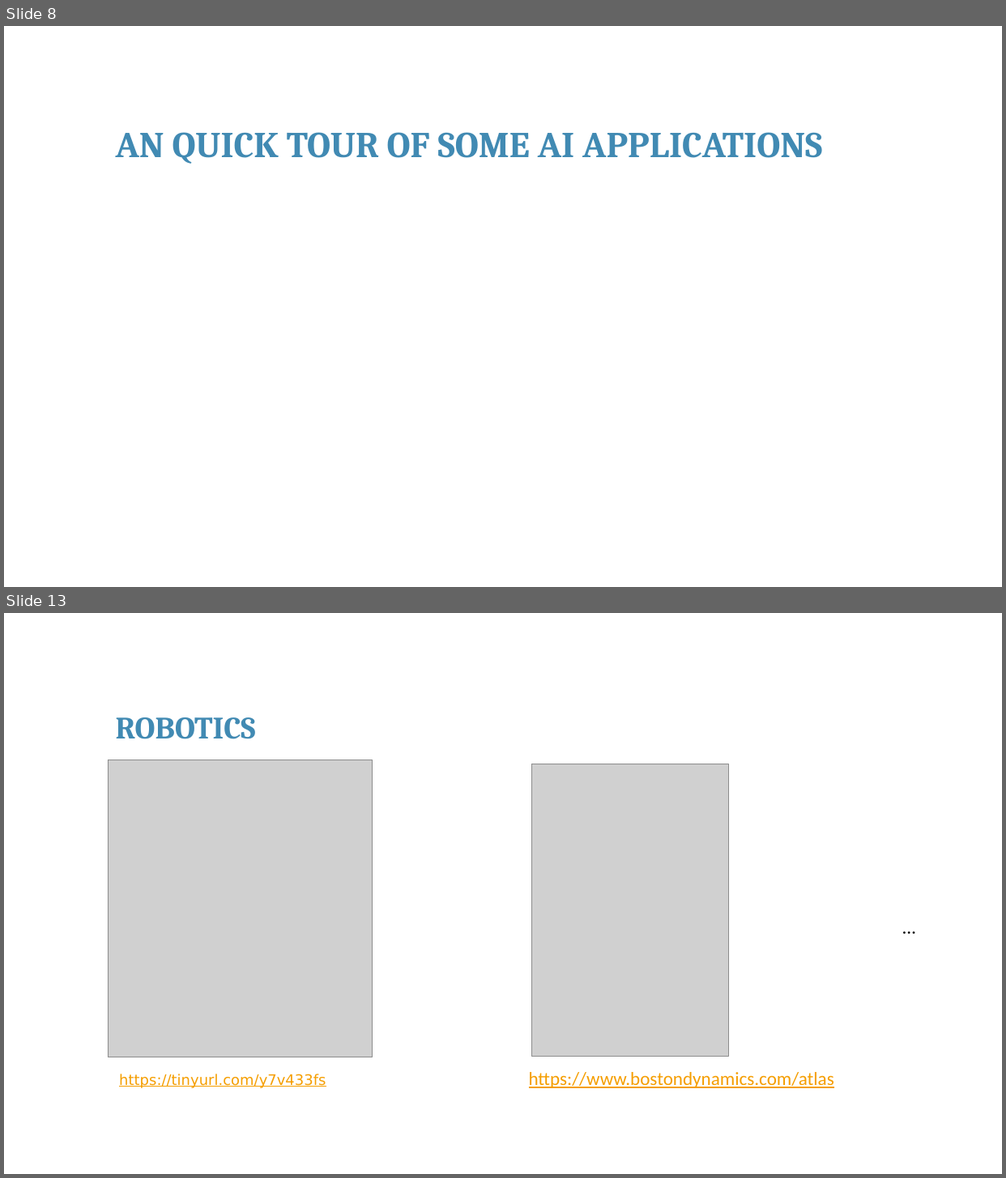
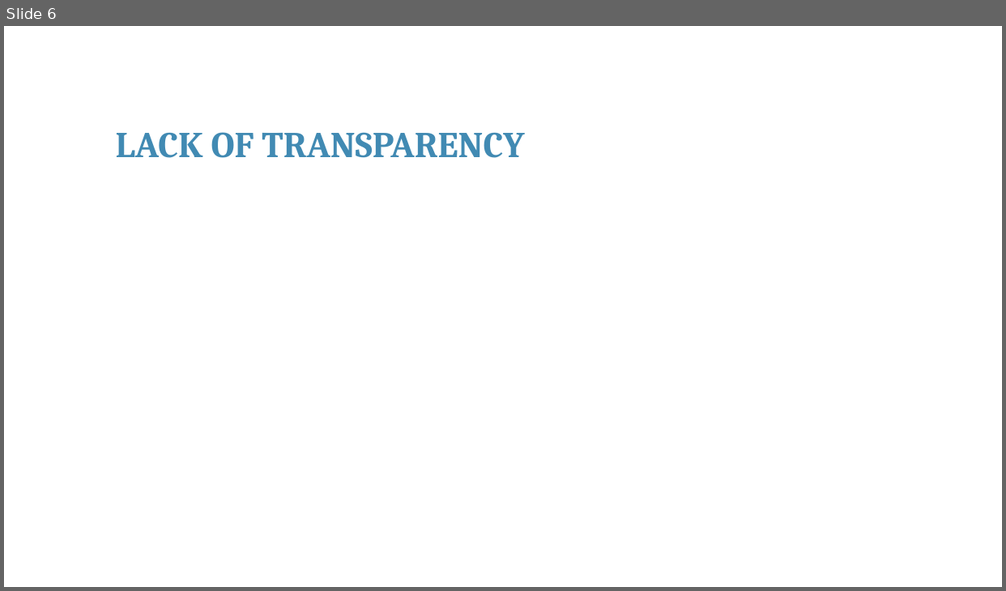
Before and after one commit to franckalbinet/itu-eaco-zanzibar-12-2018, a slide deck: presentations/session-6-ethics-of-ai.pptx. Shown one above the other, each under a label of ours: slides 8 and 13 before the commit, slide 6 after it; the slides between them are not shown. The pictures are 1006x1178 and 1006x591 pixels, drawn with LibreOffice and Linux fonts; fonts in the diff are those of the drawing; grey boxes stand for pictures; background and template pictures are left out. Boxes give left, top, right and bottom in pixels: in the first picture for what was removed or moved away, otherwise in the second. Text is boxed around its words. In the diff, an @@ line names an element or a change of style, - is before the commit and + after.

```diff
--- a/presentations/session-6-ethics-of-ai.pptx
+++ b/presentations/session-6-ethics-of-ai.pptx
@@ slide 13 removed at [4, 613, 1002, 1174], background #FFFFFF @@
@@ text removed at [116, 717, 256, 739] @@
-ROBOTICS
@@ picture removed at [108, 760, 373, 1058] @@
@@ picture removed at [532, 764, 729, 1057] @@
@@ text removed at [896, 912, 924, 942] @@
-…
@@ text removed at [119, 1074, 326, 1088] @@
-https://tinyurl.com/y7v433fs
@@ text removed at [529, 1072, 834, 1088] @@
-https://www.bostondynamics.com/atlas
@@ what was slide 8 is now slide 6 @@
@@ slide 6 changed as well @@
@@ text at [116, 132, 524, 158]: text changed @@
-AN QUICK TOUR OF SOME AI APPLICATIONS
+LACK OF TRANSPARENCY
```
Also in this commit, not shown: 3 other slides changed, 13 slides added, 29 other slides removed, 3 other files.
